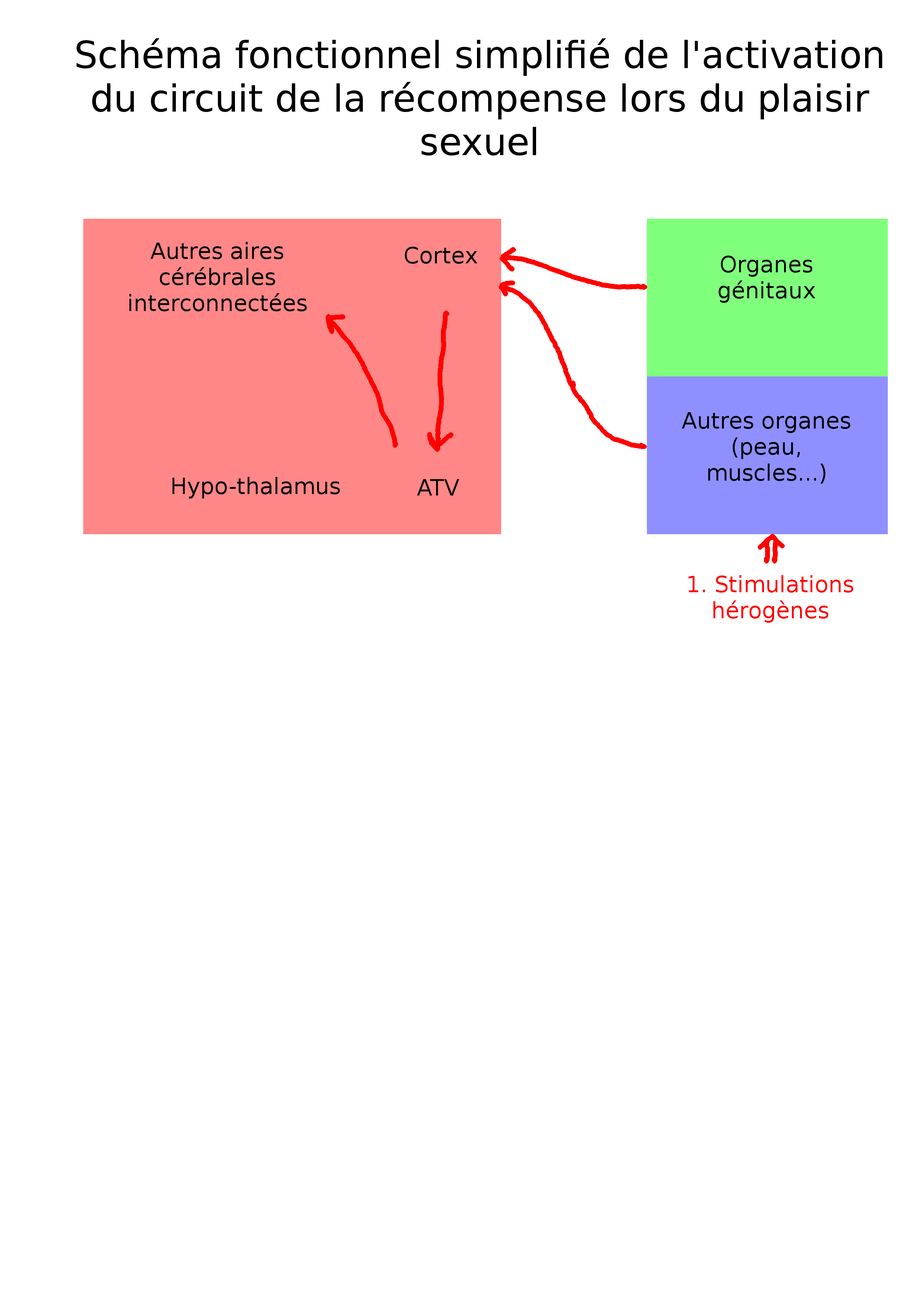
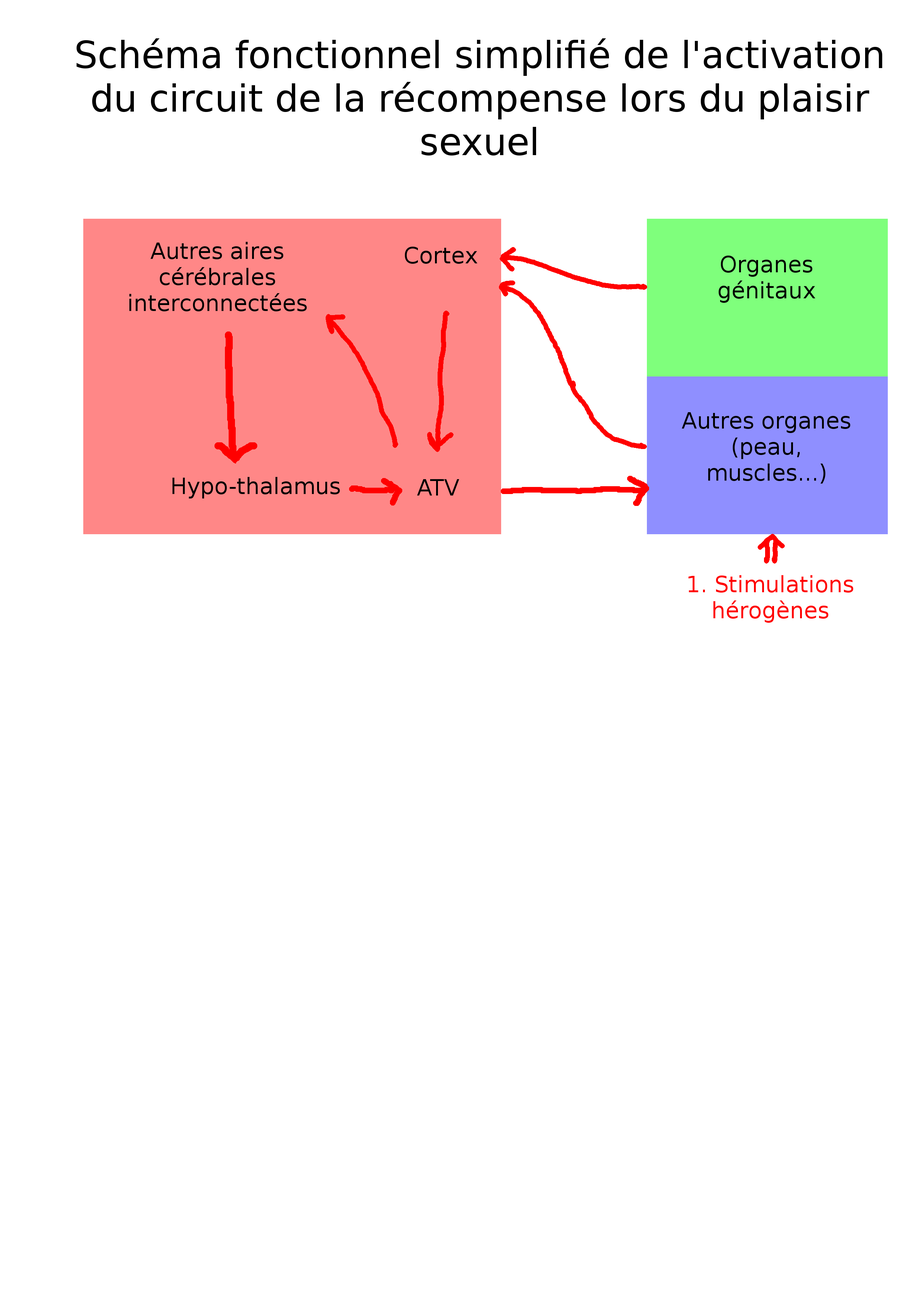
Two versions of the same layered image (922px x 1305px). Layer-by-layer changes:
painted on "Arrière-plan" over 214, 331, 650, 506
